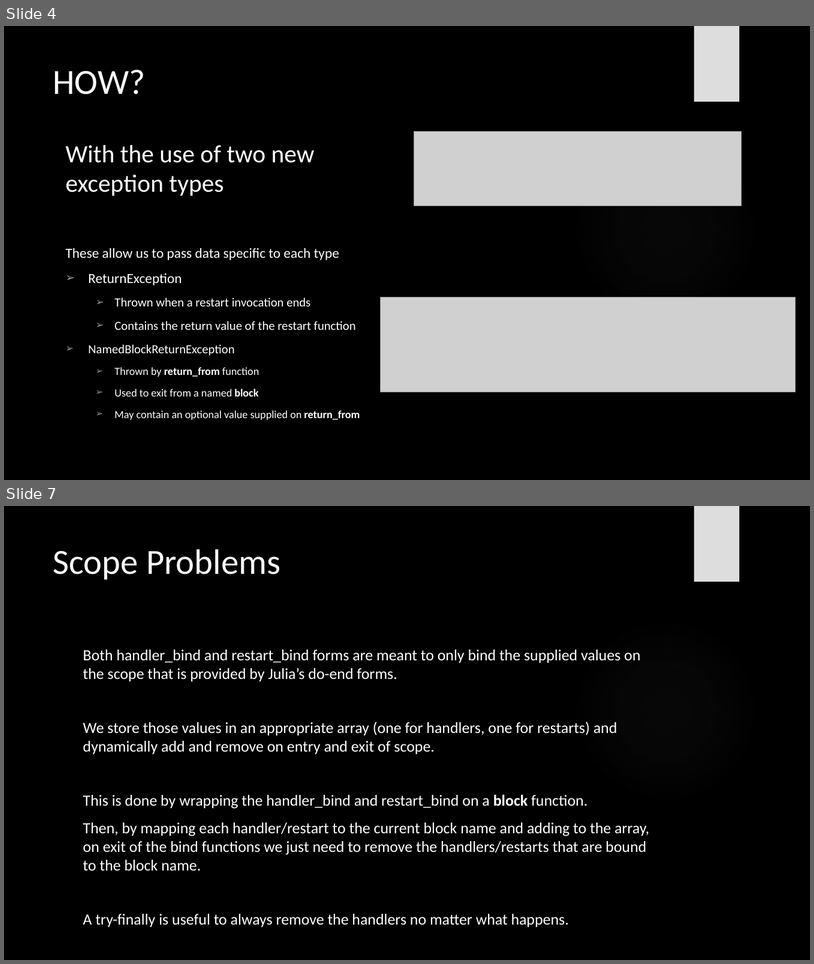
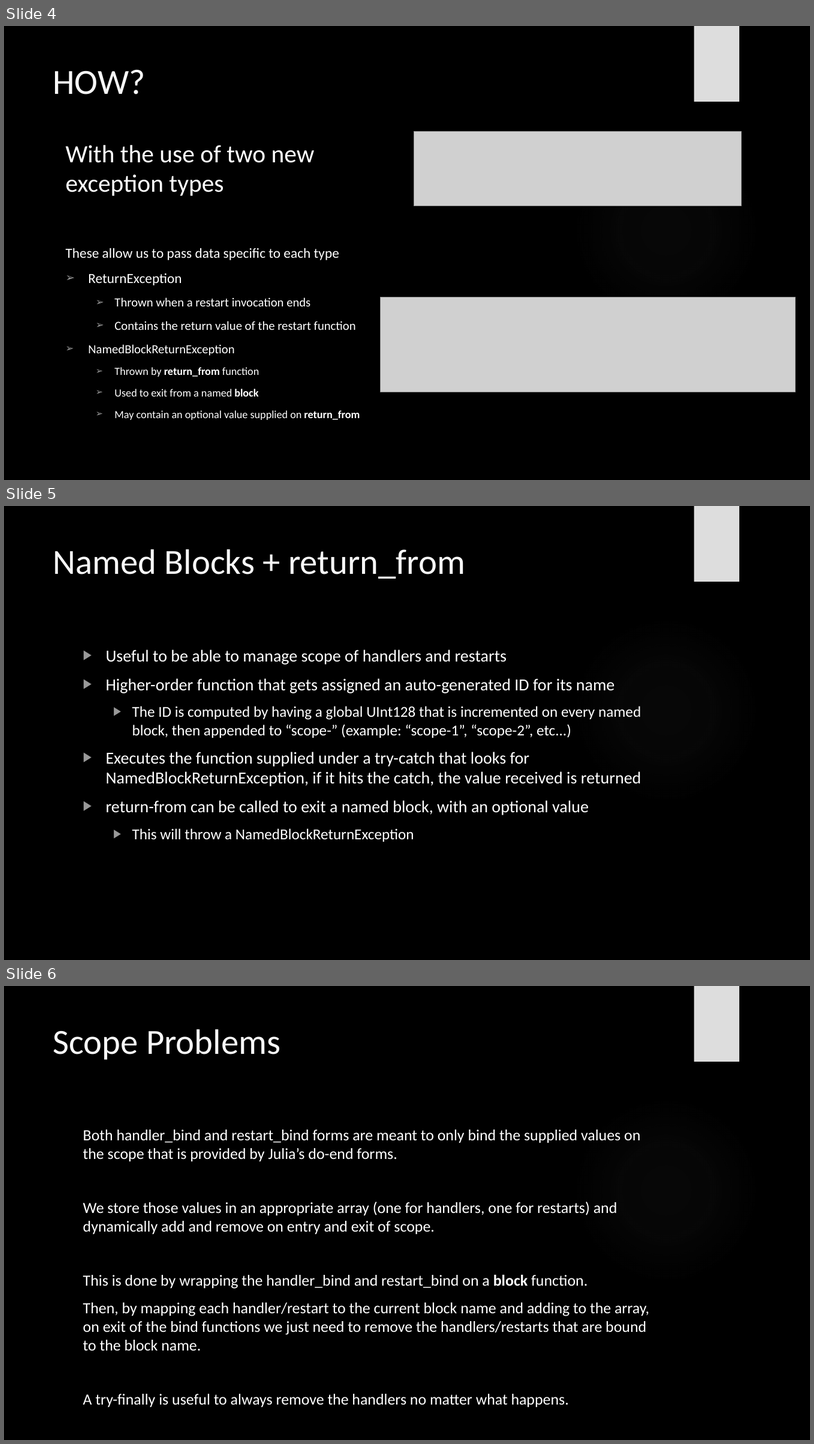
Before and after one commit to davidfrickert/PAva-19-20, a slide deck: PAva_Presentation.pptx. Shown one above the other, each under a label of ours: slides 4 and 7 before the commit, slides 4, 5 and 6 after it; the slides between them are not shown. The pictures are 814x964 and 814x1444 pixels, drawn with LibreOffice and Linux fonts; fonts in the diff are those of the drawing; grey boxes stand for pictures; background and template pictures are left out. Boxes give left, top, right and bottom in pixels: in the first picture for what was removed or moved away, otherwise in the second. Text is boxed around its words. In the diff, an @@ line names an element or a change of style, - is before the commit and + after.

Commit message:
Added slides

```diff
--- a/PAva_Presentation.pptx
+++ b/PAva_Presentation.pptx
@@ slide 5 added at (4,506,810,960), background picture (left out); not listed: 2 template elements that a slide beside it also shows @@
@@ title added at (53,549,465,579), 42 pt, text #F8F8F8 @@
+Named Blocks + return_from
@@ text added at (106,649,641,841), 20 pt, text #FFFFFF @@
+▶ Useful to be able to manage scope of handlers and restarts
+▶ Higher-order function that gets assigned an auto-generated ID for its name
+  ▶ The ID is computed by having a global UInt128 that is incremented on every named block, then appended to “scope-” (example: “scope-1”, “scope-2”, etc...)
+▶ Executes the function supplied under a try-catch that looks for NamedBlockReturnException, if it hits the catch, the value received is returned
+▶ return-from can be called to exit a named block, with an optional value
+  ▶ This will throw a NamedBlockReturnException
@@ what was slide 7 is now slide 6 @@
```
Also in this commit, not shown: 2 slides changed, 1 other slide added.
